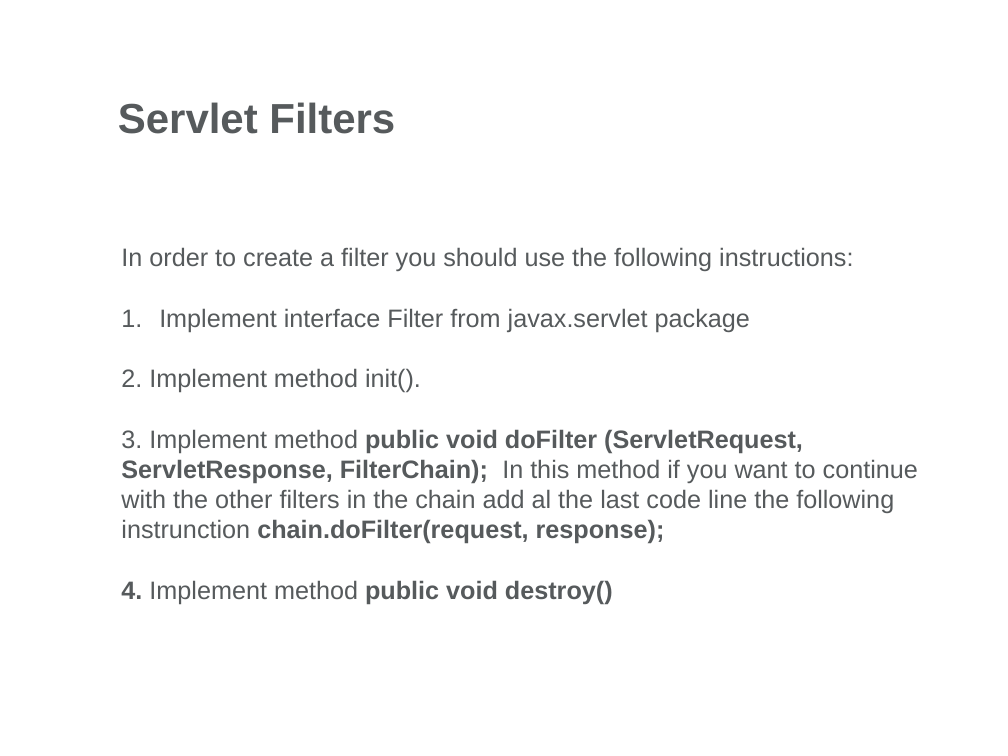
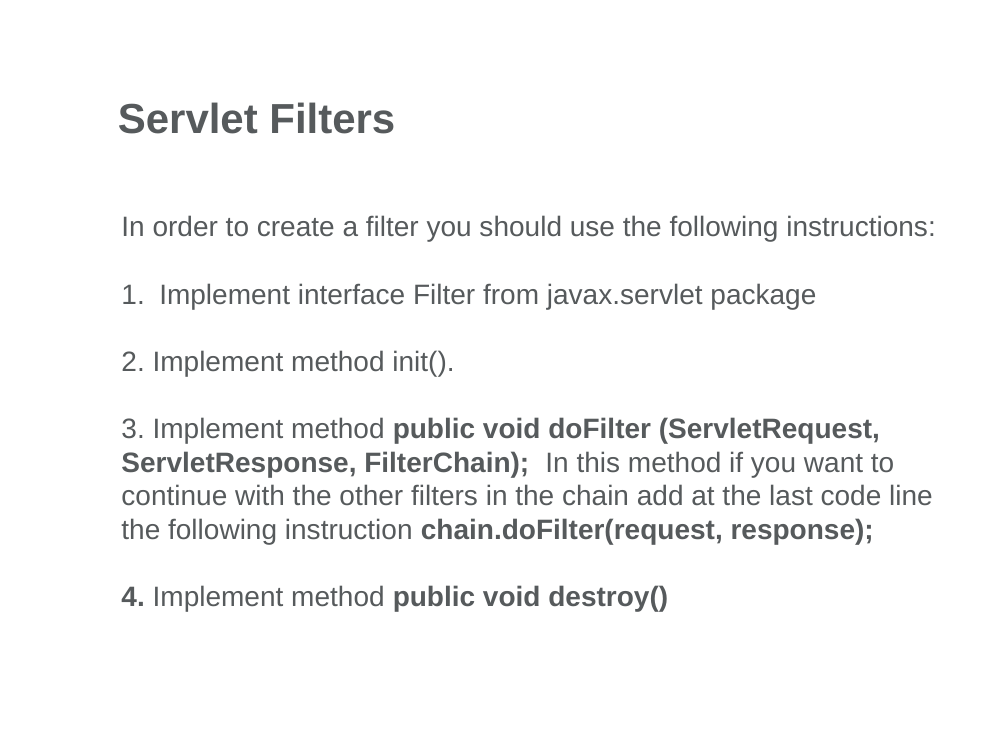
Before and after one commit to milanblank/JavaDocs, a slide deck: slide 22 of Servlets/Day2/Docs/Web Presentation-Part2.pptx. Drawn at 1008x756 pixels with LibreOffice and Linux fonts; fonts in the diff are those of the drawing; background and template pictures are left out. Boxes give left, top, right and bottom in pixels: in the first picture for what was removed or moved away, otherwise in the second. Text is boxed around its words. In the diff, an @@ line names an element or a change of style, - is before the commit and + after.

Commit message:
Servlets day2

```diff
--- a/Servlets/Day2/Docs/Web Presentation-Part2.pptx
+++ b/Servlets/Day2/Docs/Web Presentation-Part2.pptx
@@ text "In order to create a ...": place and size @@
-text "In order to create a ..." at [121,247,918,604]
+text "In order to create a ..." at [121,215,935,611]
@@ text at [121,215,935,611]: size 18 to 20 pt in "In order to create a filter you ...", "Implement interface Filter from javax.servlet package", "2. Implement method init().", "4. Implement method public void destroy()" @@
@@ text at [121,417,933,544]: text changed; size 18 to 20 pt @@
-  3. Implement method public void doFilter (ServletRequest, ServletResponse, FilterChain); In this method if you want to continue with the other filters in the chain add al the last code line the following instrunction chain.doFilter(request, response);
+  3. Implement method public void doFilter (ServletRequest, ServletResponse, FilterChain); In this method if you want to continue with the other filters in the chain add at the last code line the following instruction chain.doFilter(request, response);
```
Also in this commit, not shown: 14 other slides changed, 25 other files.
